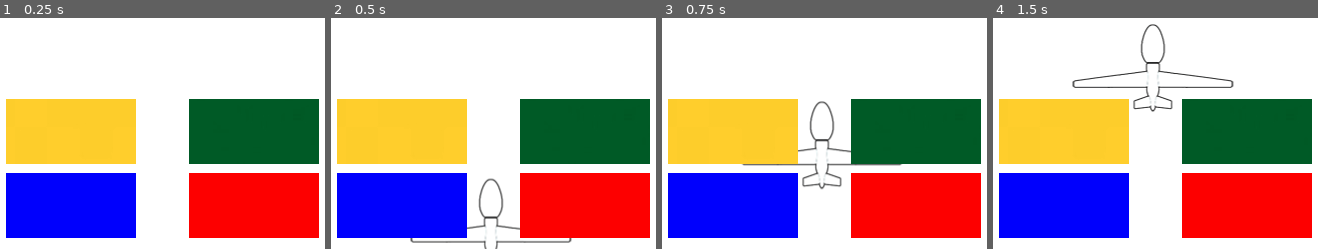
Above: before the commit, frames 1-4 (left to right).
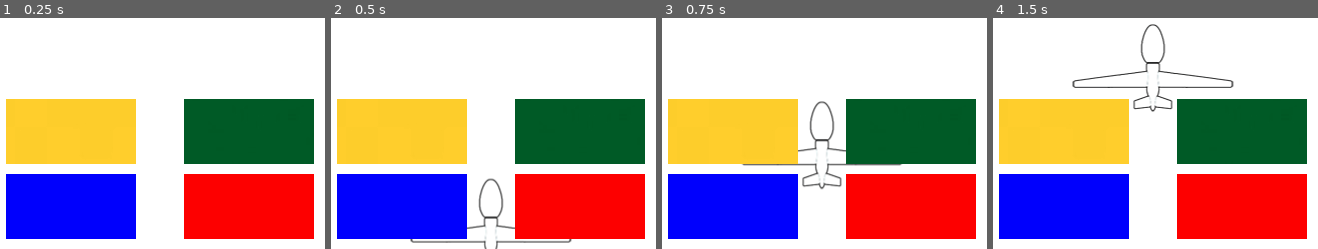
Above: after the commit, the same moments.

Repository: rsberrocal/FinalDestination
Game: Godot game, scene res://MainScene.tscn
Two runs of this game, one before a commit and one after it. Both use one fixed random seed, a clock stepped at 60 frames per second and the inputs below.
Inputs (mouse positions are in pixels of both pictures, inside the frame that each line leads up to; where the layout moved, square brackets give the same spot in the first picture):
- Up to frame 1 (0.25 s): no input
- Up to frame 2 (0.5 s): no input
- Up to frame 3 (0.75 s): click (733, 131) at 0.5 s
- Up to frame 4 (1.5 s): click (1243, 131) [1246, 131] at 1.25 s

The runs differ from the first frame. In frame 1, 2.4% of the frame differs, in the area x 1-99%, y 35-96%; in frame 2, 2.4%; in frame 3, 2.4%; in frame 4, 2.4%.

Commit message:
A ver si al richar le salen los botones

Diff:
--- /dev/null
+++ b/Btn0.tscn
@@ -0,0 +1,10 @@
+[gd_scene load_steps=2 format=2]
+
+[ext_resource path="res://assets/Img/yellow.jpg" type="Texture" id=1]
+
+[node name="Btn0" type="TextureButton"]
+margin_left = -68.0
+margin_top = 395.0
+margin_right = 62.0
+margin_bottom = 460.0
+texture_normal = ExtResource( 1 )
--- /dev/null
+++ b/Documentation.tscn
@@ -0,0 +1,5 @@
+[gd_scene format=2]
+
+[node name="CenterContainer" type="CenterContainer"]
+margin_right = 355.0
+margin_bottom = 637.0
--- a/MainScene.tscn
+++ b/MainScene.tscn
@@ -7,15 +7,7 @@
 [ext_resource path="res://Situations.gd" type="Script" id=5]
 [ext_resource path="res://GameStatus.tscn" type="PackedScene" id=6]
 [ext_resource path="res://GameStatus.gd" type="Script" id=7]
-[ext_resource path="res://assets/Img/yellow.jpg" type="Texture" id=8]
-[ext_resource path="res://assets/Img/green.jpg" type="Texture" id=9]
-[ext_resource path="res://assets/Img/red.jpg" type="Texture" id=10]
-[ext_resource path="res://assets/Img/blue.jpg" type="Texture" id=11]
-
-[sub_resource type="InputEventScreenTouch" id=1]
-
-[sub_resource type="ShortCut" id=2]
-shortcut = SubResource( 1 )
+[ext_resource path="res://Btn0.tscn" type="PackedScene" id=8]
 
 [node name="MainScene" type="Node"]
 script = ExtResource( 1 )
@@ -33,40 +25,18 @@
 [node name="GameStatus" parent="." instance=ExtResource( 6 )]
 script = ExtResource( 7 )
 
-[node name="Btn0" type="TextureButton" parent="GameStatus"]
-margin_left = -68.0
-margin_top = 395.0
-margin_right = 62.0
-margin_bottom = 460.0
-focus_mode = 1
-texture_normal = ExtResource( 8 )
+[node name="Btn0" parent="GameStatus" instance=ExtResource( 8 )]
 
-[node name="Btn1" type="TextureButton" parent="GameStatus"]
-margin_left = 115.0
-margin_top = 395.0
-margin_right = 245.0
-margin_bottom = 460.0
-focus_mode = 1
-enabled_focus_mode = 1
-shortcut = SubResource( 2 )
-texture_normal = ExtResource( 9 )
+[node name="Btn1" parent="GameStatus" instance=ExtResource( 8 )]
+margin_left = 110.0
+margin_right = 240.0
 
-[node name="Btn2" type="TextureButton" parent="GameStatus"]
-margin_left = -68.0
-margin_top = 469.0
-margin_right = 62.0
-margin_bottom = 534.0
-focus_mode = 1
-enabled_focus_mode = 1
-shortcut = SubResource( 2 )
-texture_normal = ExtResource( 10 )
+[node name="Btn2" parent="GameStatus" instance=ExtResource( 8 )]
+margin_top = 470.0
+margin_bottom = 535.0
 
-[node name="Btn3" type="TextureButton" parent="GameStatus"]
-margin_left = 115.0
-margin_top = 469.0
-margin_right = 245.0
-margin_bottom = 534.0
-focus_mode = 1
-enabled_focus_mode = 1
-shortcut = SubResource( 2 )
-texture_normal = ExtResource( 11 )
+[node name="Btn3" parent="GameStatus" instance=ExtResource( 8 )]
+margin_left = 110.0
+margin_top = 470.0
+margin_right = 240.0
+margin_bottom = 535.0
Not shown: 1 places in MainScene.tscn that only renumber resources
